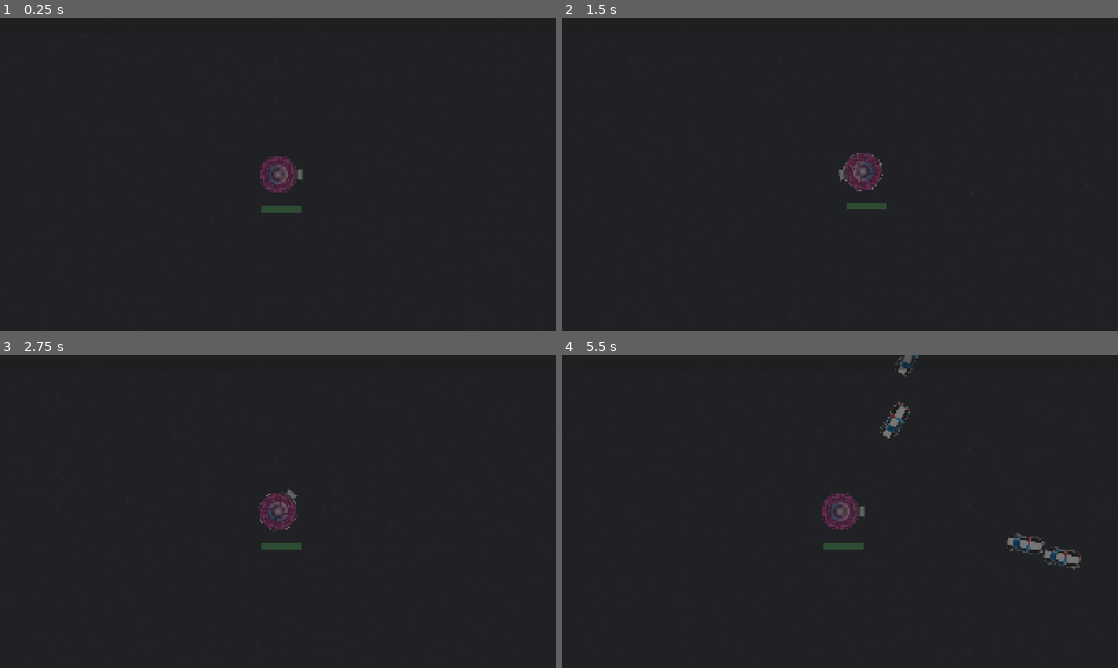
Above: before the commit, frames 1-4 (two rows, left to right).
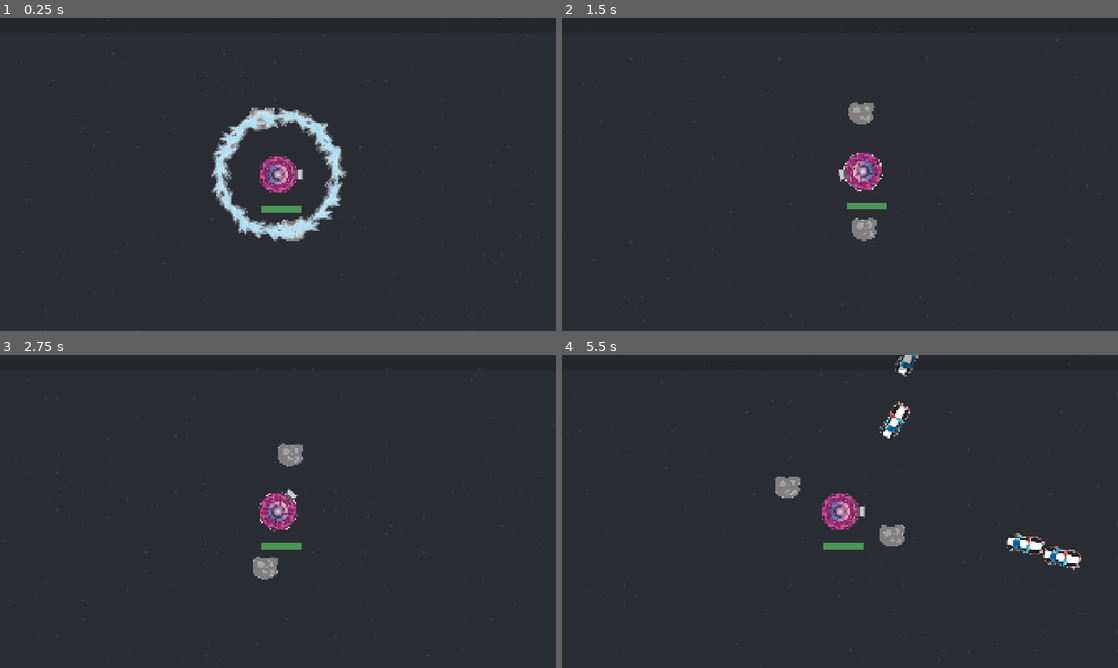
Above: after the commit, the same moments.

Repository: two-sticks-and-a-rock/space-arcade
Game: Godot game, scene res://scenes/main.tscn
Two runs of this game, one before a commit and one after it. Both use one fixed random seed, a clock stepped at 60 frames per second and the inputs below.
Inputs (mouse positions are in pixels of both pictures, inside the frame that each line leads up to):
- Up to frame 1 (0.25 s): no input
- Up to frame 2 (1.5 s): move the mouse to (962, 158) at 0.52 s; press the mouse at (962, 158) at 0.53 s; move the mouse to (728, 190) at 1.27 s; release the mouse at (728, 190) at 1.28 s; click (728, 190) at 1.35 s
- Up to frame 3 (2.75 s): move the mouse to (333, 442) at 2.02 s; press the mouse at (333, 442) at 2.03 s
- Up to frame 4 (5.5 s): move the mouse to (812, 574) at 2.77 s; release the mouse at (812, 574) at 2.78 s; click (812, 574) at 2.85 s; move the mouse to (1006, 558) at 3.52 s; press the mouse at (1006, 558) at 3.53 s; move the mouse to (673, 464) at 4.27 s; release the mouse at (673, 464) at 4.28 s; click (673, 464) at 4.35 s; move the mouse to (867, 511) at 5.02 s; press the mouse at (867, 511) at 5.03 s

The runs differ from the first frame. In frame 1, 4.3% of the frame differs, in the area x 2-97%, y 5-100%; in frame 2, 1.4%; in frame 3, 1.5%; in frame 4, 2.4%.
Error before the commit: Parse Error: Could not parse global class "PlayerWeapon" from "res://scenes/player/player_weapons/player_weapon.gd". (res://scenes/ui/upgrade_menu.gd:11)

Commit message:
fix parse errors

Diff:
--- a/scenes/player/player_weapons/player_weapon.gd
+++ b/scenes/player/player_weapons/player_weapon.gd
@@ -17,8 +17,8 @@
 func _ready():
 	_reinstantiate_weapon()
 
-    if (!EventBus.restart_game.is_connected(_on_restart)):
-        EventBus.restart_game.connect(_on_restart)
+	if (!EventBus.restart_game.is_connected(_on_restart)):
+		EventBus.restart_game.connect(_on_restart)
 
 func _reset_weapon():
 	for upgrade in upgrades:
@@ -30,8 +30,8 @@
 		possible_upgrade_set.applied = false
 
 func _on_restart():
-    _reset_weapon()
-    _reinstantiate_weapon()
+	_reset_weapon()
+	_reinstantiate_weapon()
 
 func _reinstantiate_weapon():
 	for upgrade in upgrades:
